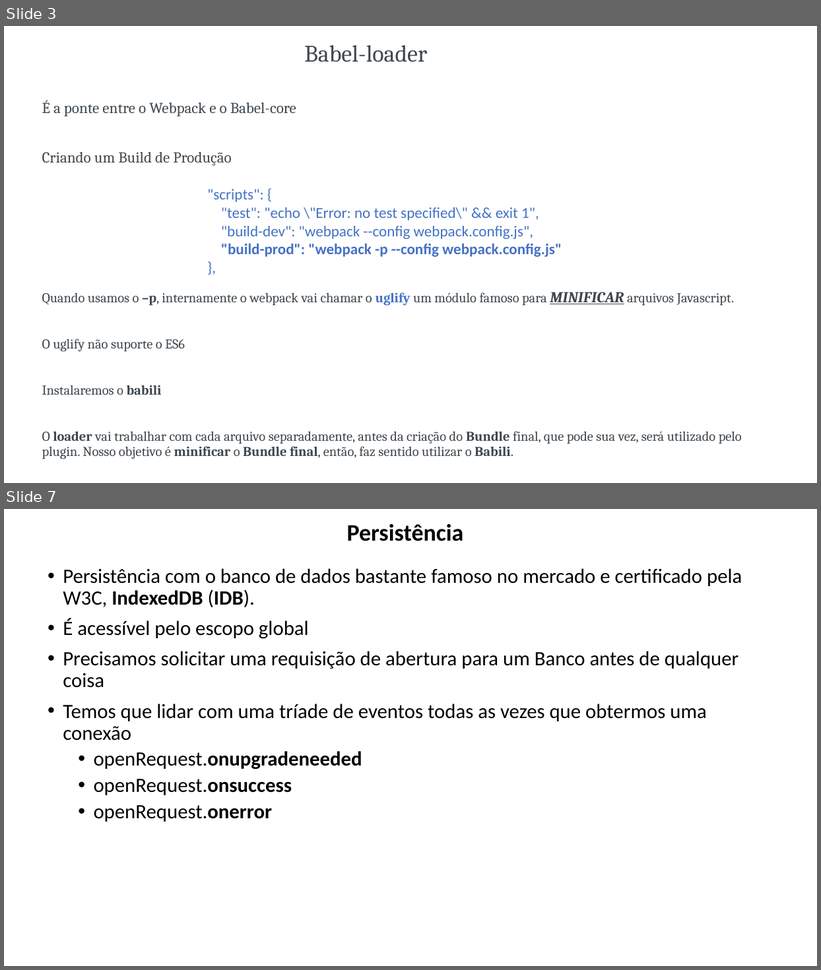
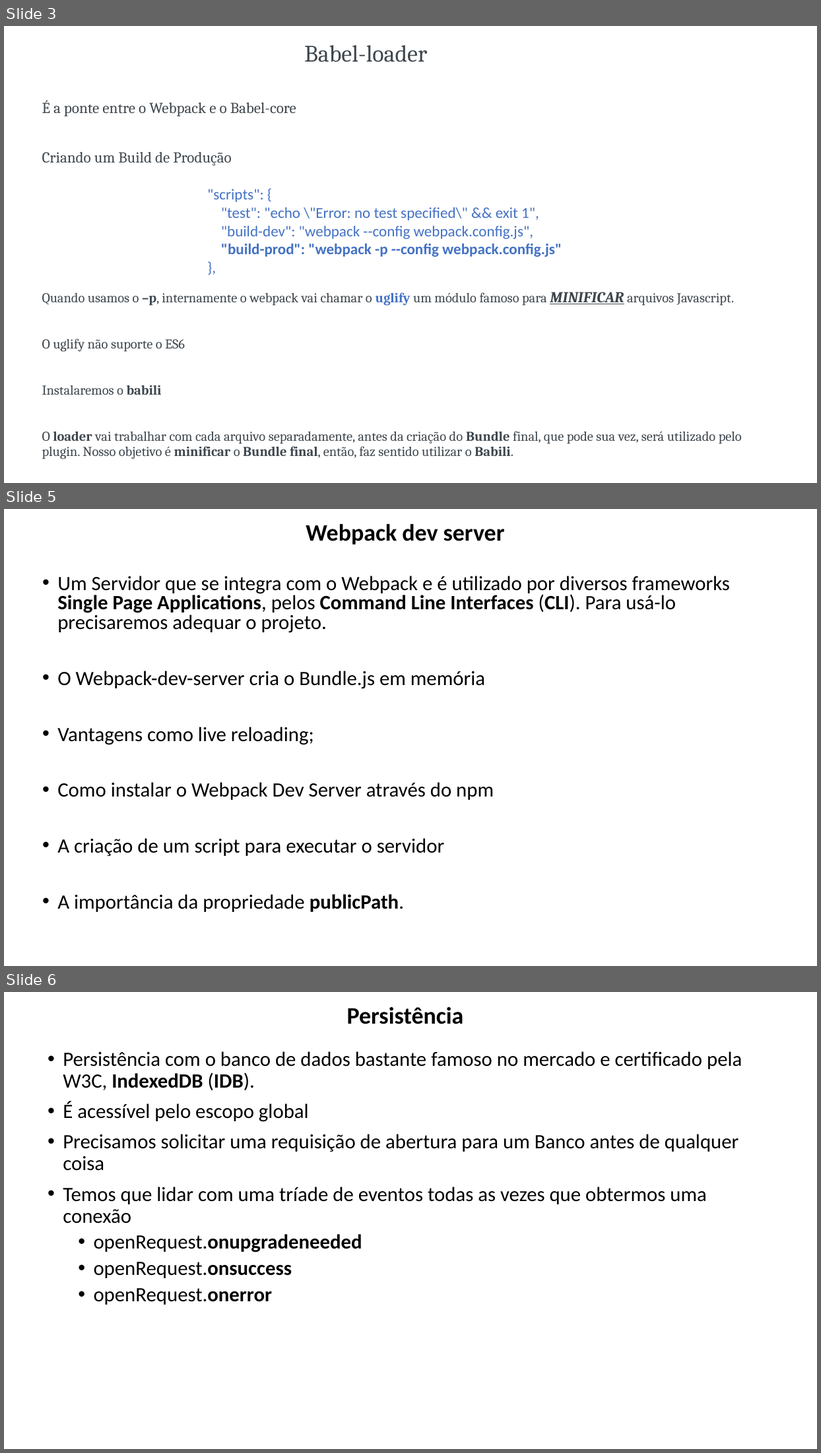
Before and after one commit to lacsousa/webpack, a slide deck: docs/Webpack-resumo.pptx. Shown one above the other, each under a label of ours: slides 3 and 7 before the commit, slides 3, 5 and 6 after it; the slides between them are not shown. The pictures are 821x970 and 821x1453 pixels, drawn with LibreOffice and Linux fonts; fonts in the diff are those of the drawing. Boxes give left, top, right and bottom in pixels: in the first picture for what was removed or moved away, otherwise in the second. Text is boxed around its words. In the diff, an @@ line names an element or a change of style, - is before the commit and + after.

Commit message:
Adicionando o Webpack-dev-server

```diff
--- a/docs/Webpack-resumo.pptx
+++ b/docs/Webpack-resumo.pptx
@@ slide 5 added at [4, 509, 817, 966], background #FFFFFF @@
@@ title added at [306, 524, 505, 545], 28 pt, text #000000, bold @@
+Webpack dev server
@@ text added at [57, 576, 730, 912], 24 pt, text #000000 @@
+• Um Servidor que se integra com o Webpack e é utilizado por diversos frameworks Single Page Applications, pelos Command Line Interfaces (CLI). Para usá-lo precisaremos adequar o projeto.
+• O Webpack-dev-server cria o Bundle.js em memória
+• Vantagens como live reloading;
+• Como instalar o Webpack Dev Server através do npm
+• A criação de um script para executar o servidor
+• A importância da propriedade publicPath.
@@ what was slide 7 is now slide 6 @@
```
Also in this commit, not shown: 1 slide changed, 2 slides removed, 7 other files.
